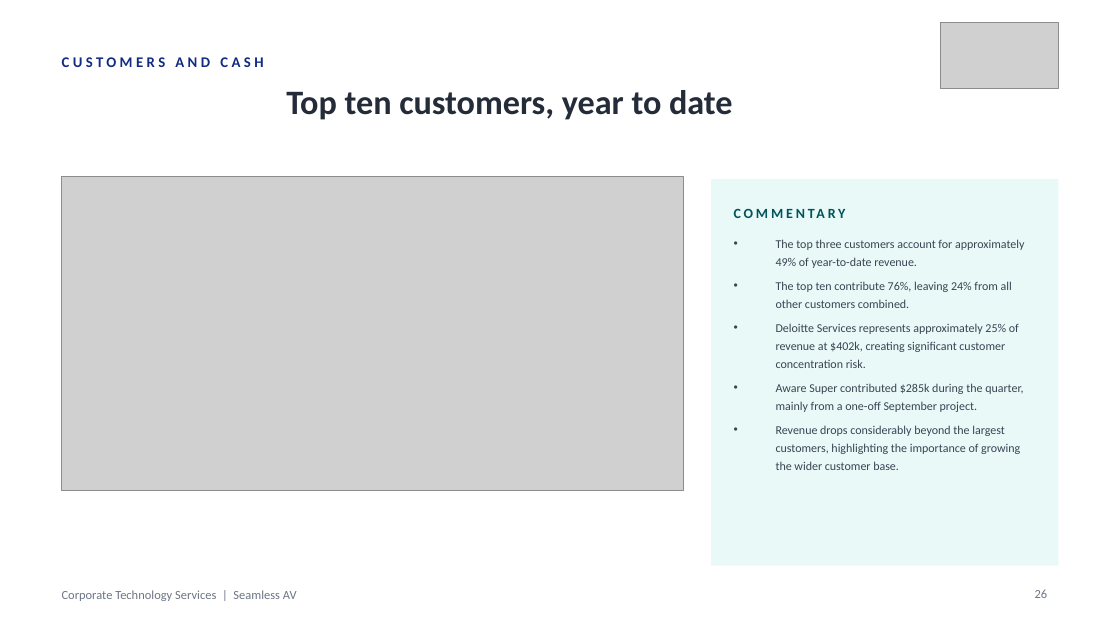
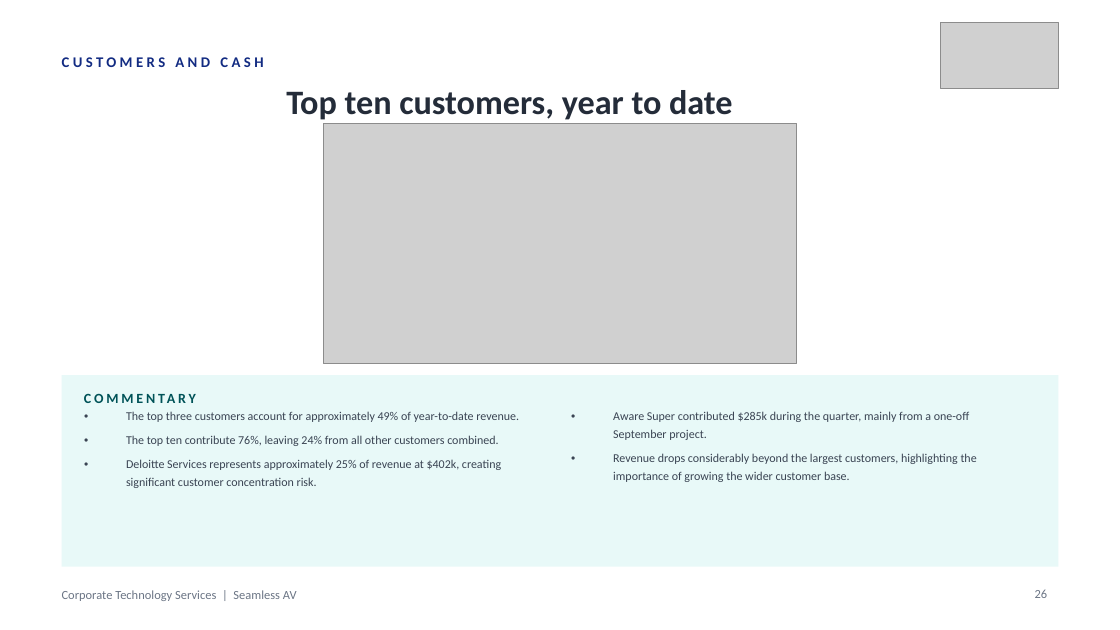
Before and after one commit to WesleyNelson-O33/Claude, a slide deck: slide 26 of deck/CTS Monthly Business Review - 30092026.pptx. Drawn at 1120x630 pixels with LibreOffice and Linux fonts; fonts in the diff are those of the drawing; grey boxes stand for pictures. Boxes give left, top, right and bottom in pixels: in the first picture for what was removed or moved away, otherwise in the second. Text is boxed around its words. In the diff, an @@ line names an element or a change of style, - is before the commit and + after.

```diff
--- a/deck/CTS Monthly Business Review - 30092026.pptx
+++ b/deck/CTS Monthly Business Review - 30092026.pptx
@@ picture added at [324, 123, 797, 364] @@
@@ picture removed at [62, 177, 683, 491] @@
@@ text at [776, 239, 1024, 368]: paragraphs removed @@
-• The top three customers account for approximately 49% of year-to-date revenue.
-• The top ten contribute 76%, leaving 24% from all other customers combined.
-• Deloitte Services represents approximately 25% of revenue at $402k, creating significant customer concentration risk.
@@ rectangle: place and size @@
-rectangle at [711, 179, 1058, 566]
+rectangle at [62, 375, 1058, 567]
@@ text "COMMENTARY" rewrapped from [734, 199, 1036, 227] to [84, 384, 420, 412] @@
@@ text added at [126, 411, 519, 488], 7.8 pt, text #3A4453 @@
+• The top three customers account for approximately 49% of year-to-date revenue.
+• The top ten contribute 76%, leaving 24% from all other customers combined.
+• Deloitte Services represents approximately 25% of revenue at $402k, creating significant customer concentration risk.
@@ text "Aware Super contributed $285k during ...": place and size @@
-text "Aware Super contributed $285k during ..." at [776, 239, 1024, 470]
+text "Aware Super contributed $285k during ..." at [613, 411, 977, 482]
```
Also in this commit, not shown: 8 other slides changed, 27 other files.
